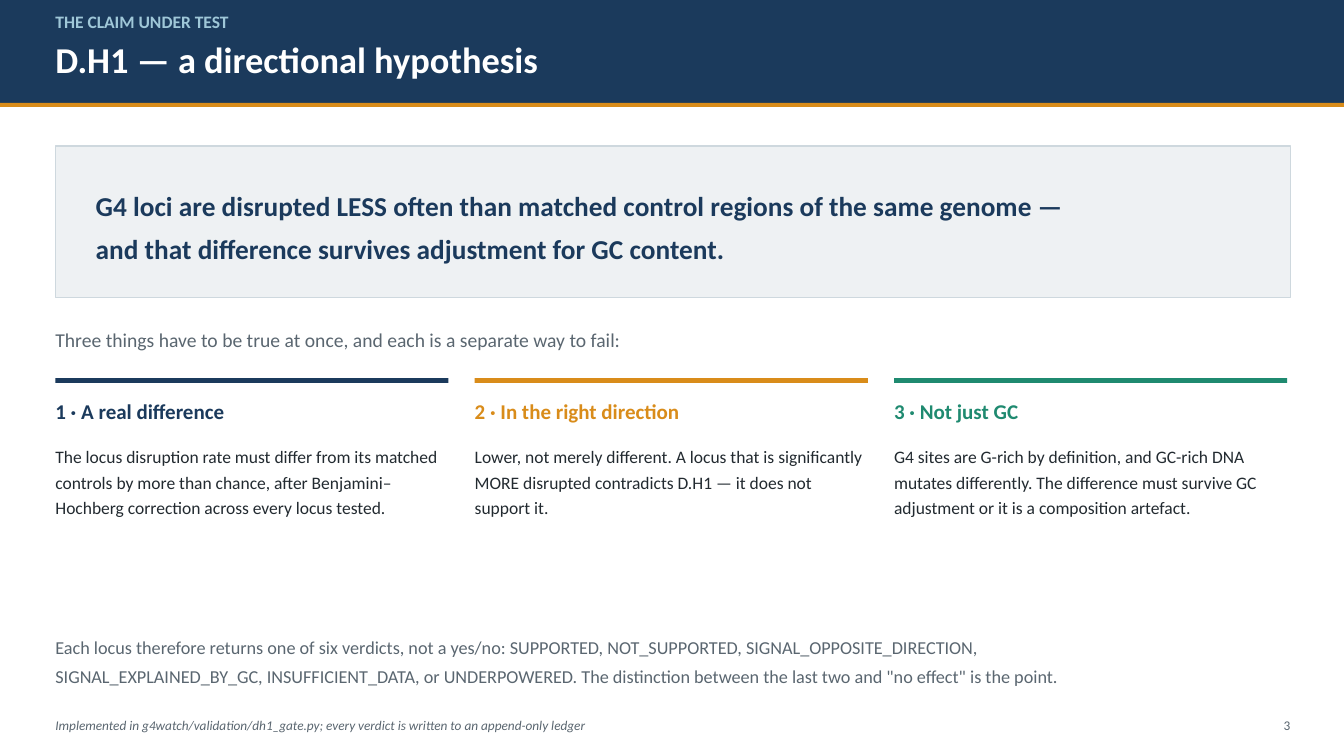
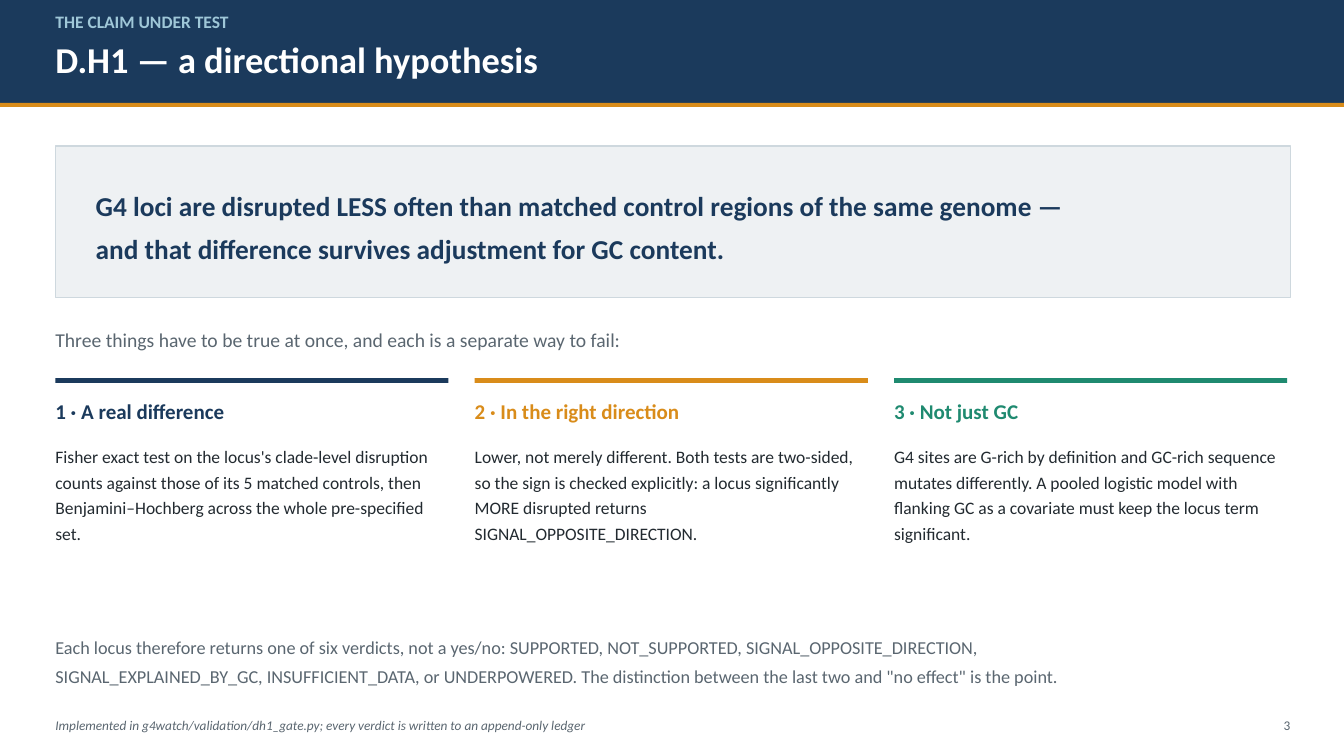
Before and after one commit to selbioinfonivedi-web/G4_EWS_pipeline, a slide deck: slide 3 of deliverables/G4-WATCH_overview.pptx. Drawn at 1344x756 pixels with LibreOffice and Linux fonts; fonts in the diff are those of the drawing. Boxes give left, top, right and bottom in pixels: in the first picture for what was removed or moved away, otherwise in the second. Text is boxed around its words. In the diff, an @@ line names an element or a change of style, - is before the commit and + after.

```diff
--- a/deliverables/G4-WATCH_overview.pptx
+++ b/deliverables/G4-WATCH_overview.pptx
@@ text at [55, 451, 427, 540]: text changed @@
-The locus disruption rate must differ from its matched controls by more than chance, after Benjamini–Hochberg correction across every locus tested.
+Fisher exact test on the locus's clade-level disruption counts against those of its 5 matched controls, then Benjamini–Hochberg across the whole pre-specified set.
@@ text at [475, 451, 853, 543]: text changed @@
-Lower, not merely different. A locus that is significantly MORE disrupted contradicts D.H1 — it does not support it.
+Lower, not merely different. Both tests are two-sided, so the sign is checked explicitly: a locus significantly MORE disrupted returns SIGNAL_OPPOSITE_DIRECTION.
@@ text at [894, 451, 1276, 543]: text changed @@
-G4 sites are G-rich by definition, and GC-rich DNA mutates differently. The difference must survive GC adjustment or it is a composition artefact.
+G4 sites are G-rich by definition and GC-rich sequence mutates differently. A pooled logistic model with flanking GC as a covariate must keep the locus term significant.
```
Also in this commit, not shown: 9 other slides changed, 2 slides added, 5 other files.
